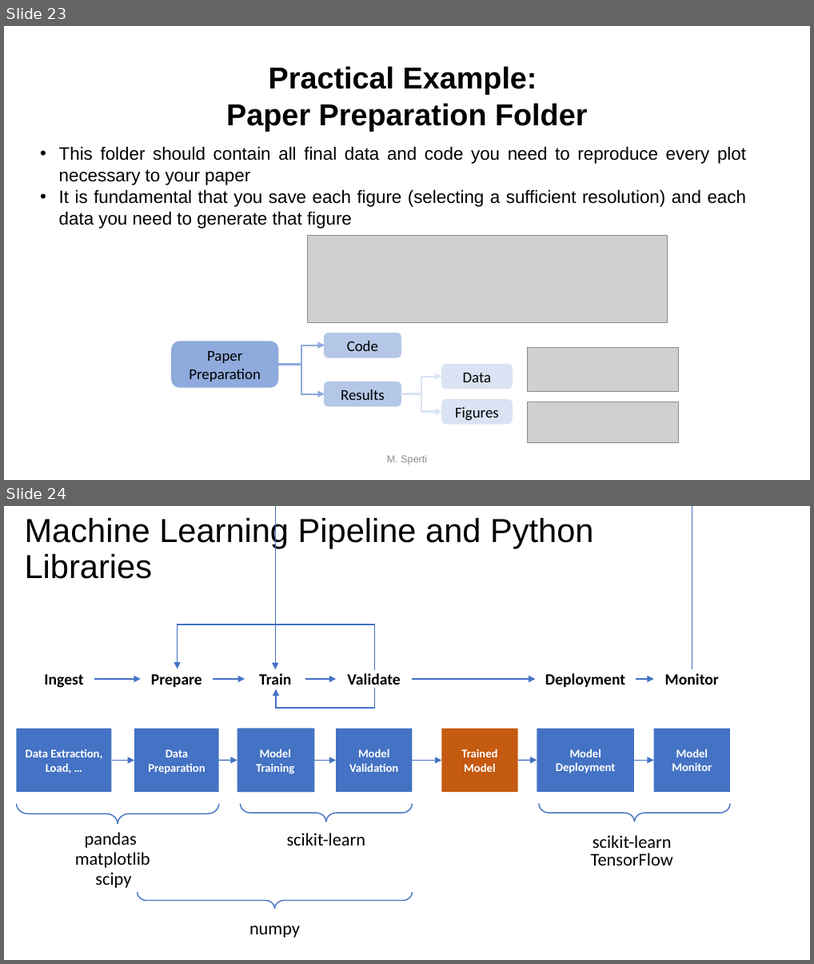
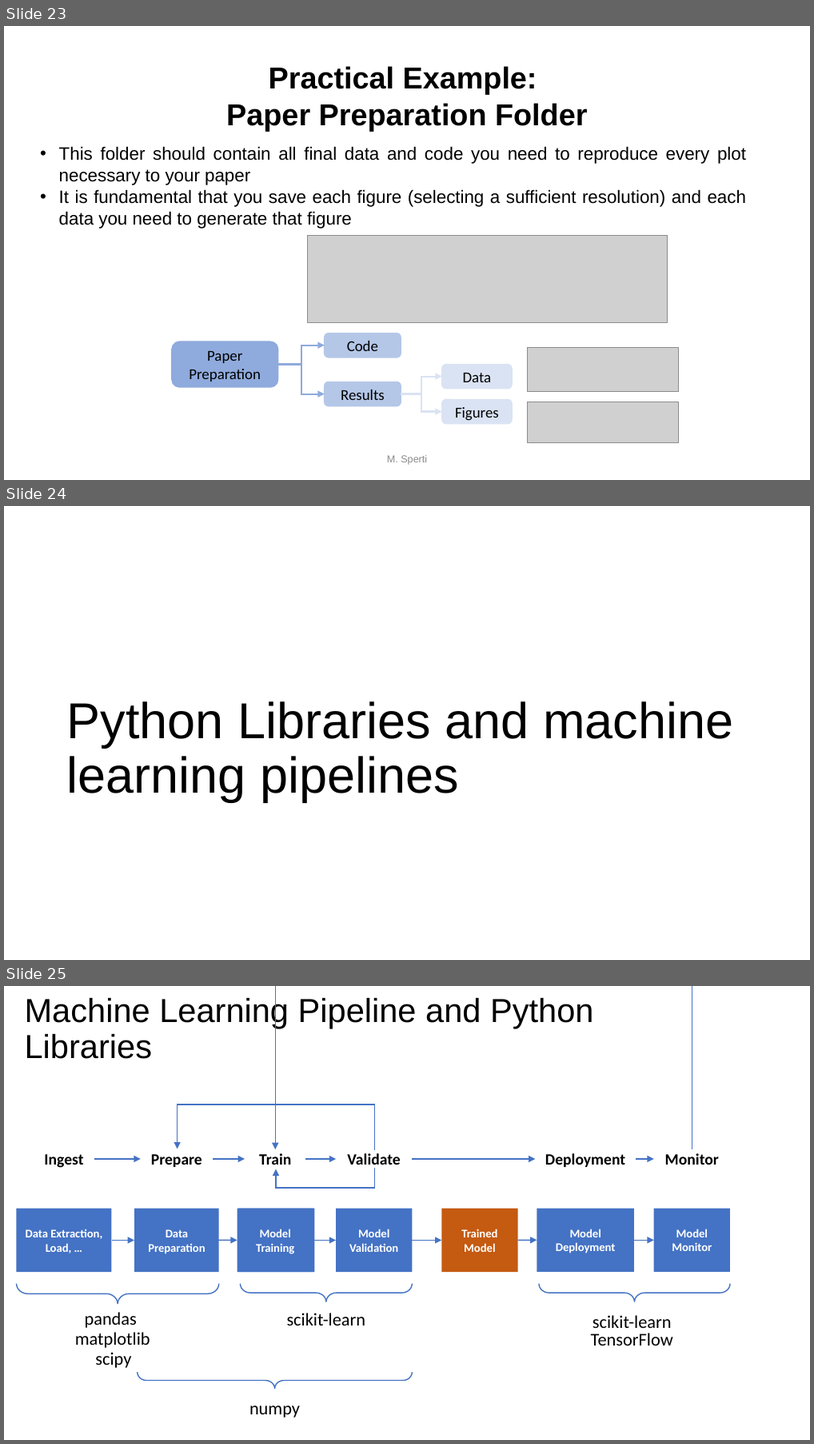
Before and after one commit to toelt-llc/MSCA-ITN-PARENT, a slide deck: DETERMINED2022/Python and scikit-learn/DETERMINED2022-toelt-Introduction Python and Scikit-learn.pptx. Shown one above the other, each under a label of ours: slides 23 and 24 before the commit, slides 23, 24 and 25 after it. The pictures are 814x964 and 814x1444 pixels, drawn with LibreOffice and Linux fonts; fonts in the diff are those of the drawing; grey boxes stand for pictures; background and template pictures are left out. Boxes give left, top, right and bottom in pixels: in the first picture for what was removed or moved away, otherwise in the second. Text is boxed around its words. In the diff, an @@ line names an element or a change of style, - is before the commit and + after.

```diff
--- a/DETERMINED2022/Python and scikit-learn/DETERMINED2022-toelt-Introduction Python and Scikit-learn.pptx
+++ b/DETERMINED2022/Python and scikit-learn/DETERMINED2022-toelt-Introduction Python and Scikit-learn.pptx
@@ slide 24 added at <box>4,506,810,960</box>, background #FFFFFF @@
@@ title added at <box>67,701,734,801</box>, 45 pt, text #000000 @@
+Python Libraries and machine learning pipelines
@@ what was slide 24 is now slide 25 @@
```
Also in this commit, not shown: 4 slides changed, 1 other slide added, 5 other files.
